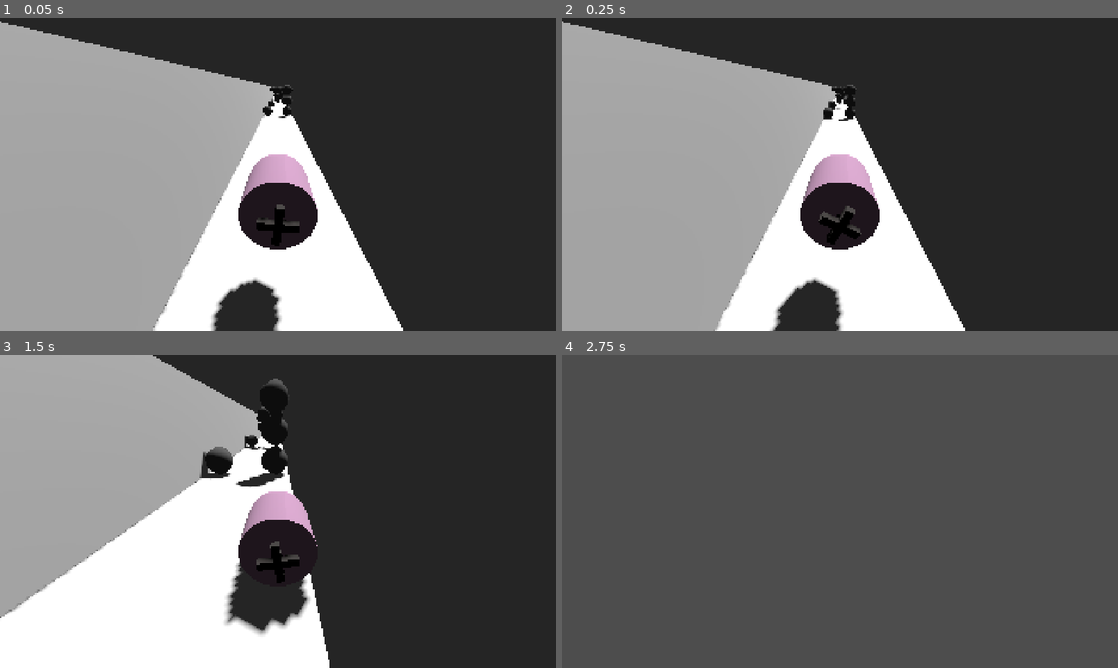
Above: before the commit, frames 1-4 (two rows, left to right).
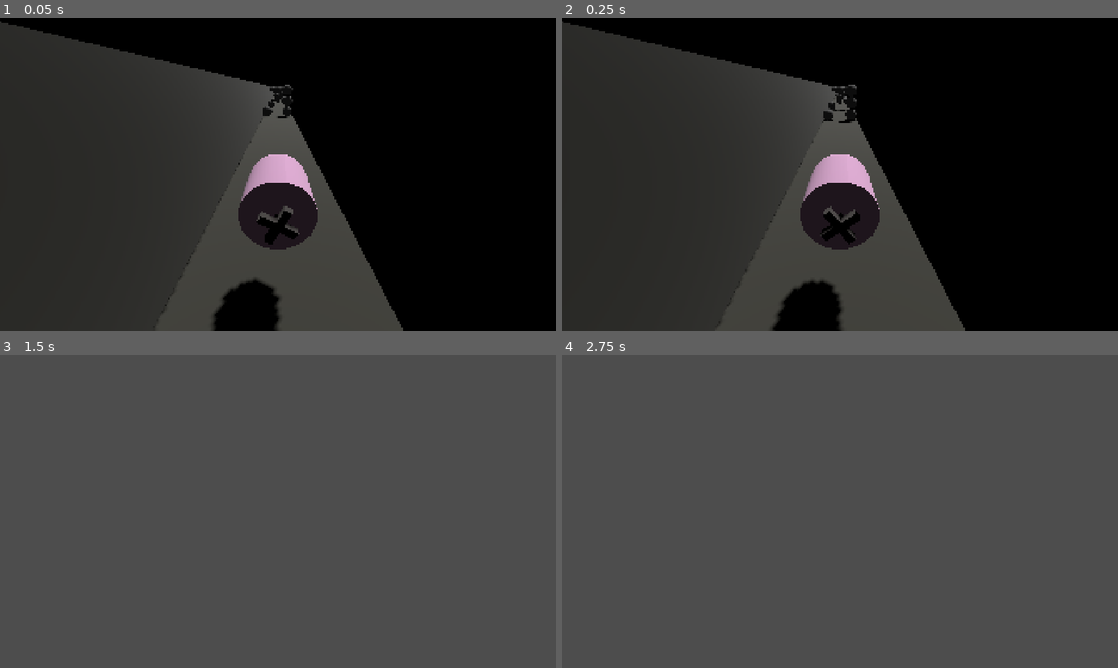
Above: after the commit, the same moments.

Repository: yunusey/submarine-runner
Game: Godot game, scene res://Main.tscn
Two runs of this game, one before a commit and one after it. Both use one fixed random seed, a clock stepped at 60 frames per second and the inputs below.
Inputs:
- Up to frame 1 (0.05 s): no input
- Up to frame 2 (0.25 s): no input
- Up to frame 3 (1.5 s): hold D (move_right) 0.53-1.28 s; hold S (move_down) from 1.28 s (still down)
- Up to frame 4 (2.75 s): release S (move_down) at 2.03 s; hold D (move_right) from 2.03 s (still down)

The runs differ from the first frame. In frame 1, 97% of the frame differs, in the area x 0-100%, y 0-100%; in frame 2, 97%; in frame 3, 100%; in frame 4, nothing differs.

Commit message:
Add a basic material to tunnel

Diff:
--- a/Player/Player.tscn
+++ b/Player/Player.tscn
@@ -14,6 +14,8 @@
 collision_layer = 2
 collision_mask = 5
 script = ExtResource("1_3qydi")
+fan_rotation_speed = 10.0
+player_speed = 15.0
 
 [node name="Submarine" parent="." unique_id=1302593004 instance=ExtResource("2_q3lat")]
 transform = Transform3D(-1.7222288e-08, 0, 0.394, 0, 0.394, 0, -0.394, 0, -1.7222288e-08, 0, 0, 0)
--- a/Tunnel/Tunnel.tscn
+++ b/Tunnel/Tunnel.tscn
@@ -1,6 +1,9 @@
 [gd_scene format=3 uid="uid://cpaijovdikbsv"]
 
+[ext_resource type="Material" uid="uid://bkhx8ky6pme7y" path="res://Tunnel/tunnel_material.tres" id="1_8n5ni"]
+
 [sub_resource type="PlaneMesh" id="PlaneMesh_eqa87"]
+material = ExtResource("1_8n5ni")
 size = Vector2(1, 1)
 
 [sub_resource type="BoxShape3D" id="BoxShape3D_eqa87"]
--- /dev/null
+++ b/Tunnel/tunnel_material.tres
@@ -0,0 +1,4 @@
+[gd_resource type="StandardMaterial3D" format=3 uid="uid://bkhx8ky6pme7y"]
+
+[resource]
+albedo_color = Color(0.11153648, 0.11024354, 0.08905063, 1)
